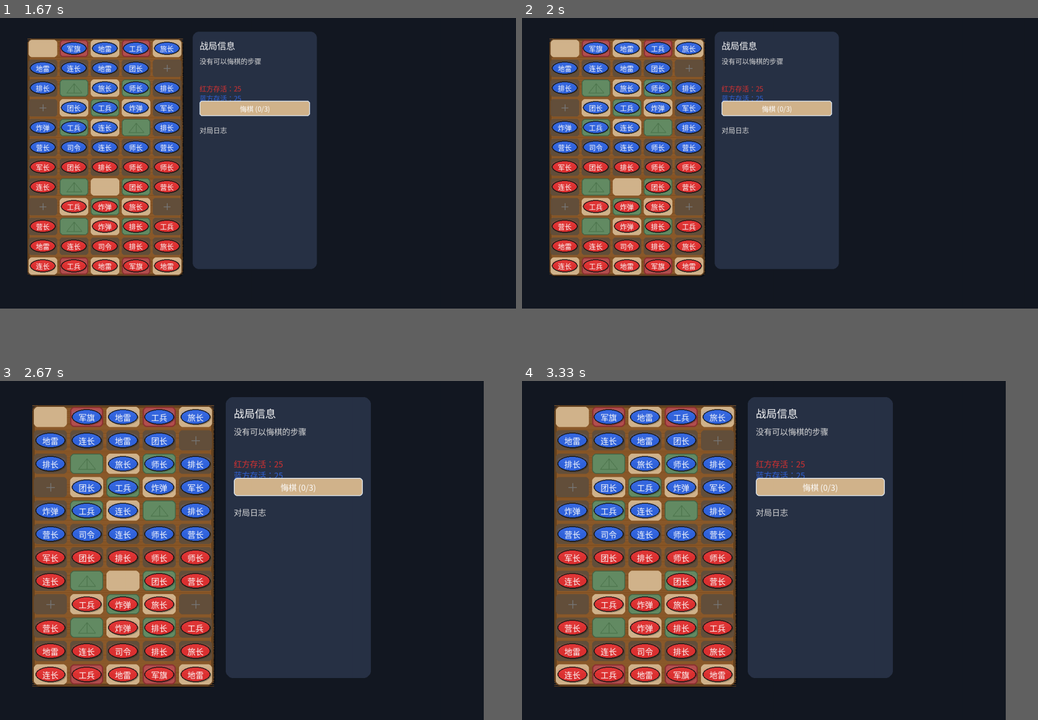
Above: before the commit, frames 1-4 (two rows, left to right).
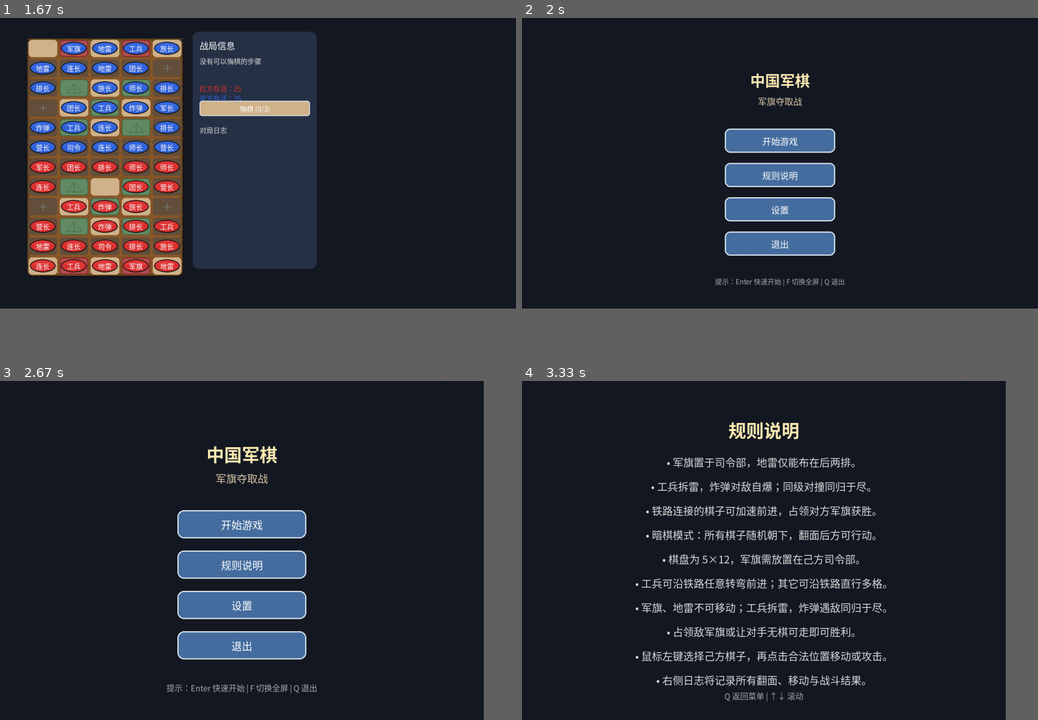
Above: after the commit, the same moments.

Repository: kn1ghtc/gamecenter
Game: pygame game, started from militaryChess/main.py
The game is run twice, just before and just after one commit, with the same random seed, the same clock (stepped at 60 frames per second) and the same inputs.
Inputs (mouse positions are in pixels of both pictures, inside the frame that each line leads up to):
- Up to frame 1 (1.67 s): hold F 0.33-0.8 s; hold Up 0.33-0.8 s; click "开始游戏" at 0.93 s; hold U from 1.22 s (still down); hold Up from 1.22 s (still down)
- Up to frame 2 (2 s): release U at 1.68 s; release Up at 1.68 s; hold Q from 1.77 s (still down); hold Up from 1.77 s (still down)
- Up to frame 3 (2.67 s): release Q at 2.23 s; release Up at 2.23 s; tap F at 2.32 s; tap U at 2.65 s
- Up to frame 4 (3.33 s): move the mouse to (764, 564) at 2.98 s; press the mouse at (764, 564) at 3.02 s; move the mouse to (749, 543) at 3.12 s; release the mouse at (733, 519) at 3.25 s; move the mouse to (764, 564) at 3.32 s

Frame 1 is identical in both runs. In frame 2, 37% of the frame differs, in the area x 5-63%, y 4-80%; in frame 3, 53%, in the area x 6-72%, y 4-93%; in frame 4, 52%.

Commit message:
fix: 修复Q和P快捷键不生效问题并支持大小写
问题修复：
- Q和P键之前在各状态的_handle_xxx_event方法中处理，导致事件被其他状态拦截而无法生效
- 将Q、P、H、F、U所有快捷键提升到全局事件循环统一处理
- 移除各状态方法中的重复按键处理逻辑

大小写支持：
- Pygame没有大写字母按键常量（无K_Q、K_P等）
- 使用event.unicode.lower()判断字符，支持Shift+字母输入
- 所有快捷键现在支持大小写：Q/q、P/p、H/h、F/f、U/u

快捷键行为：
- Q键：主菜单退出，设置/规则/游戏界面返回菜单
- P键：游戏中重新开始
- H键：游戏中打开帮助（智能返回）
- F键：全屏切换
- U键/Ctrl+Z：悔棋

代码优化：
- 统一在_game_loop_step()中处理所有通用快捷键
- 避免按键事件被状态特定方法提前消费
- 简化各状态的事件处理方法

Diff:
--- a/militaryChess/main.py
+++ b/militaryChess/main.py
@@ -501,17 +501,37 @@
 					self._build_menu()
 					self._build_settings_ui()
 			elif event.type == pygame.KEYDOWN:
-				# 通用快捷键
-				if event.key == pygame.K_f:
+				# 通用快捷键（忽略大小写 - 使用unicode字符判断）
+				key_char = event.unicode.lower() if event.unicode else ''
+
+				if event.key == pygame.K_f or key_char == 'f':
 					self.toggle_fullscreen()
-				elif event.key == pygame.K_h and self.state in {"game", "gameover"}:
+				elif (event.key == pygame.K_h or key_char == 'h') and self.state in {"game", "gameover"}:
 					self._help_from_game = True  # 标记从游戏打开帮助
 					self.state = "rules"  # H键打开帮助
+				elif event.key == pygame.K_q or key_char == 'q':
+					# Q键：根据当前状态返回或退出
+					if self.state == "menu":
+						self.running = False  # 主菜单退出游戏
+					elif self.state in {"settings", "rules"}:
+						# 从设置或规则界面返回
+						if self.state == "rules" and hasattr(self, '_help_from_game') and self._help_from_game:
+							self._help_from_game = False
+							self.state = "game" if self.game_state.status.outcome.value == 0 else "gameover"
+						else:
+							self.state = "menu"
+					elif self.state in {"game", "gameover"}:
+						self.state = "menu"  # 游戏中返回主菜单
+				elif (event.key == pygame.K_p or key_char == 'p') and self.state in {"game", "gameover"}:
+					# P键：重新开始游戏
+					self.reset_game()
+					self.state = "game"
 				elif event.key == pygame.K_z and pygame.key.get_mods() & pygame.KMOD_CTRL:
 					if self.state == "game":
 						self.undo_move()
-				elif event.key == pygame.K_u and self.state == "game":
-					self.undo_move()
+				elif event.key == pygame.K_u or key_char == 'u':
+					if self.state == "game":
+						self.undo_move()
 			elif self.state == "menu":
 				self._handle_menu_event(event)
 			elif self.state == "settings":
@@ -546,8 +566,6 @@
 			if event.key == pygame.K_RETURN:
 				self.reset_game()
 				self.state = "game"
-			elif event.key == pygame.K_q:  # Q键退出
-				self.running = False
 		elif event.type == pygame.MOUSEMOTION:
 			self.hovered_button = None
 			for label, rect, action in self.menu_buttons:
@@ -556,7 +574,7 @@
 
 	def _handle_settings_event(self, event: pygame.event.Event) -> None:
 		"""Handle settings screen events."""
-		if event.type == pygame.KEYDOWN and event.key in {pygame.K_q, pygame.K_BACKSPACE}:
+		if event.type == pygame.KEYDOWN and event.key == pygame.K_BACKSPACE:
 			self.state = "menu"
 			return
 
@@ -619,14 +637,7 @@
 
 	def _handle_rules_event(self, event: pygame.event.Event) -> None:
 		if event.type == pygame.KEYDOWN:
-			if event.key in {pygame.K_q, pygame.K_h, pygame.K_BACKSPACE}:
-				# 如果是从游戏中按H打开的帮助，返回游戏；否则返回菜单
-				if hasattr(self, '_help_from_game') and self._help_from_game:
-					self._help_from_game = False
-					self.state = "game" if self.game_state.status.outcome.value == 0 else "gameover"
-				else:
-					self.state = "menu"
-			elif event.key == pygame.K_UP:
+			if event.key == pygame.K_UP:
 				self.rules_scroll = max(0, self.rules_scroll - self.ui.scaled(20))
 			elif event.key == pygame.K_DOWN:
 				self.rules_scroll += self.ui.scaled(20)
@@ -638,13 +649,7 @@
 				self.state = "menu"
 
 	def _handle_game_event(self, event: pygame.event.Event) -> None:
-		if event.type == pygame.KEYDOWN:
-			if event.key == pygame.K_q:
-				self.state = "menu"
-			elif event.key == pygame.K_p:
-				self.reset_game()
-				self.state = "game"  # Ensure we're in game state after reset
-		elif event.type == pygame.MOUSEBUTTONDOWN and event.button == 1 and self.state == "game":
+		if event.type == pygame.MOUSEBUTTONDOWN and event.button == 1 and self.state == "game":
 			# Check undo button first
 			if hasattr(self, 'undo_button_rect') and self.undo_button_rect.collidepoint(event.pos):
 				if len(self.move_history) > 0 and not self.ai_thinking:
